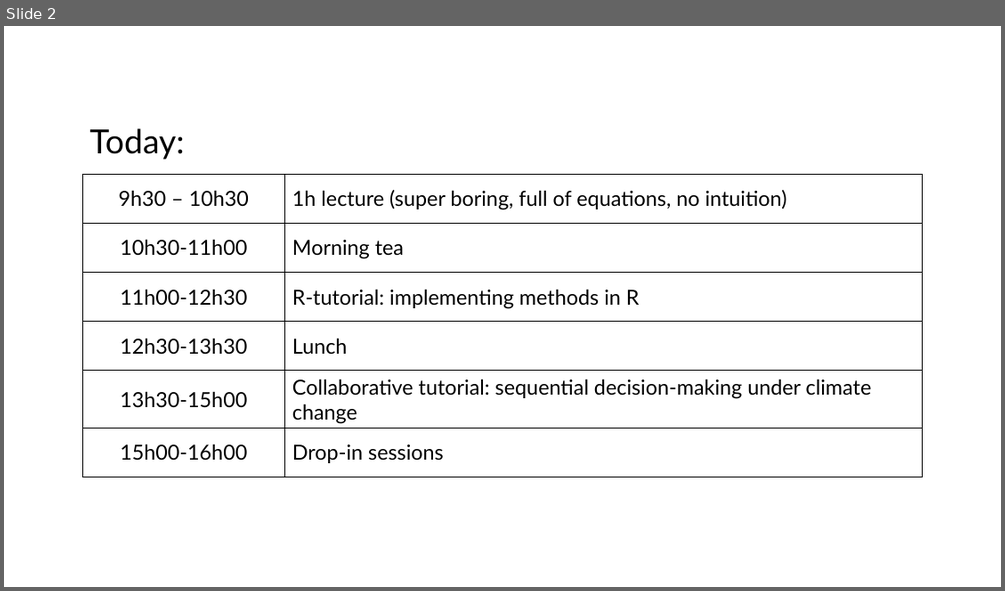
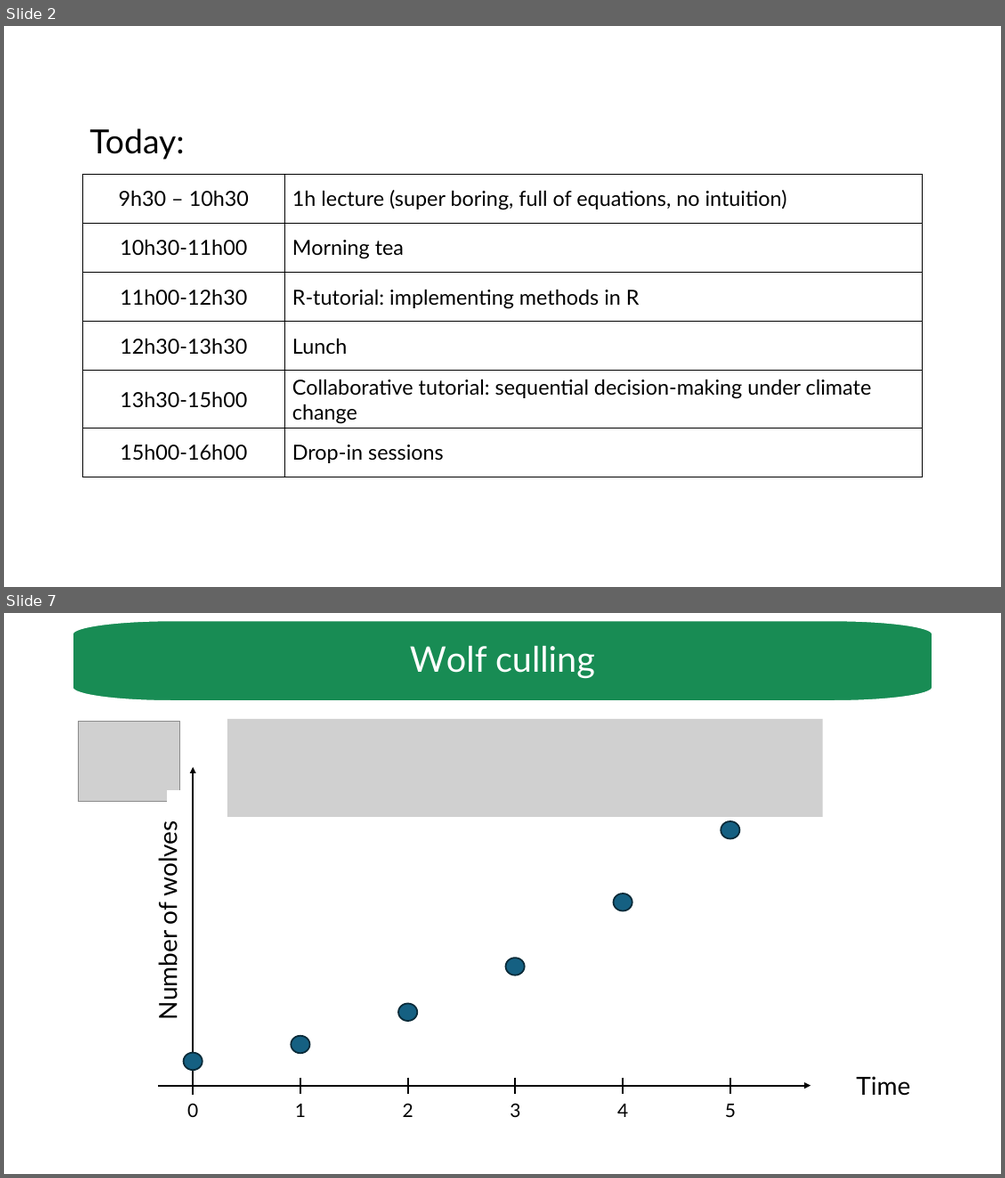
Before and after one commit to luzvpascal/MDPworkshop, a slide deck: slides/workshop-1.pptx. Shown one above the other, each under a label of ours: slide 2 before the commit, slides 2 and 7 after it; the slides between them are not shown. The pictures are 1005x591 and 1005x1178 pixels, drawn with LibreOffice and Linux fonts; fonts in the diff are those of the drawing; grey boxes stand for pictures. Boxes give left, top, right and bottom in pixels: in the first picture for what was removed or moved away, otherwise in the second. Text is boxed around its words. In the diff, an @@ line names an element or a change of style, - is before the commit and + after.

Commit message:
make tutorial for wolf culling

```diff
--- a/slides/workshop-1.pptx
+++ b/slides/workshop-1.pptx
@@ slide 7 added at <box>4,613,1001,1174</box>, background #FFFFFF @@
@@ freeform shape added at <box>73,620,933,701</box>, fill #188C54, outline #FFFFFF 1.5 pt, 34 pt, text #FFFFFF @@
+Wolf culling
@@ picture added at <box>227,718,823,817</box> @@
@@ picture added at <box>78,722,180,803</box> @@
@@ arrow added from (194, 1094) to (194, 767), #000000 1.5 pt @@
@@ rectangle added at <box>168,791,186,802</box>, fill #FFFFFF, outline #FFFFFF 1.5 pt @@
@@ ellipse added at <box>721,821,740,839</box>, fill #156082, outline #092A39 1.5 pt @@
@@ text added at <box>153,827,183,1017</box>, 24 pt, text #000000 @@
+Number of wolves
@@ ellipse added at <box>614,893,632,910</box>, fill #156082, outline #092A39 1.5 pt @@
@@ ellipse added at <box>506,957,525,975</box>, fill #156082, outline #092A39 1.5 pt @@
@@ ellipse added at <box>398,1004,417,1021</box>, fill #156082, outline #092A39 1.5 pt @@
@@ ellipse added at <box>291,1036,310,1053</box>, fill #156082, outline #092A39 1.5 pt @@
@@ ellipse added at <box>184,1053,202,1070</box>, fill #156082, outline #092A39 1.5 pt @@
@@ arrow added from (158, 1086) to (811, 1086), #000000 1.5 pt @@
@@ line added from (300, 1078) to (300, 1094), #000000 1.5 pt @@
@@ line added from (408, 1078) to (408, 1094), #000000 1.5 pt @@
@@ line added from (516, 1078) to (516, 1094), #000000 1.5 pt @@
@@ line added from (623, 1078) to (623, 1094), #000000 1.5 pt @@
@@ line added from (730, 1078) to (730, 1094), #000000 1.5 pt @@
@@ text added at <box>856,1076,910,1095</box>, 24 pt, text #000000 @@
+Time
@@ text added at <box>187,1103,198,1117</box>, 18 pt, text #000000 @@
+0
@@ text added at <box>295,1103,306,1117</box>, 18 pt, text #000000 @@
+1
@@ text added at <box>403,1103,413,1117</box>, 18 pt, text #000000 @@
+2
@@ text added at <box>510,1103,520,1117</box>, 18 pt, text #000000 @@
+3
@@ text added at <box>617,1103,628,1117</box>, 18 pt, text #000000 @@
+4
@@ text added at <box>725,1103,736,1117</box>, 18 pt, text #000000 @@
+5
```
Also in this commit, not shown: 1 slide changed, 9 other slides added, 2 slides removed, 2 other files.
